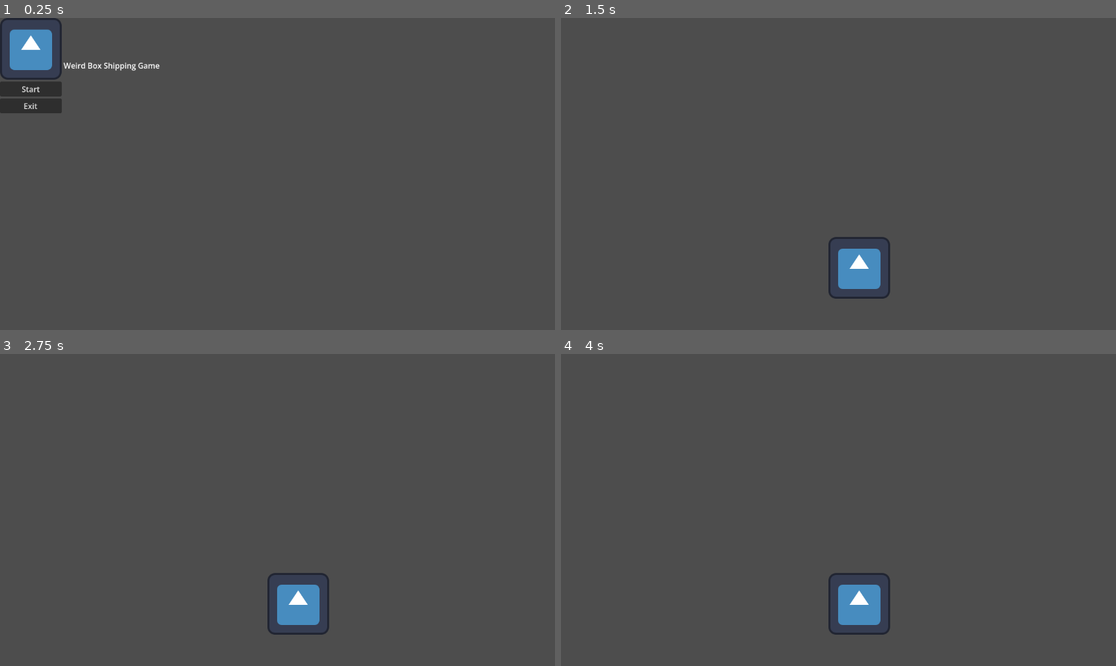
Above: before the commit, frames 1-4 (two rows, left to right).
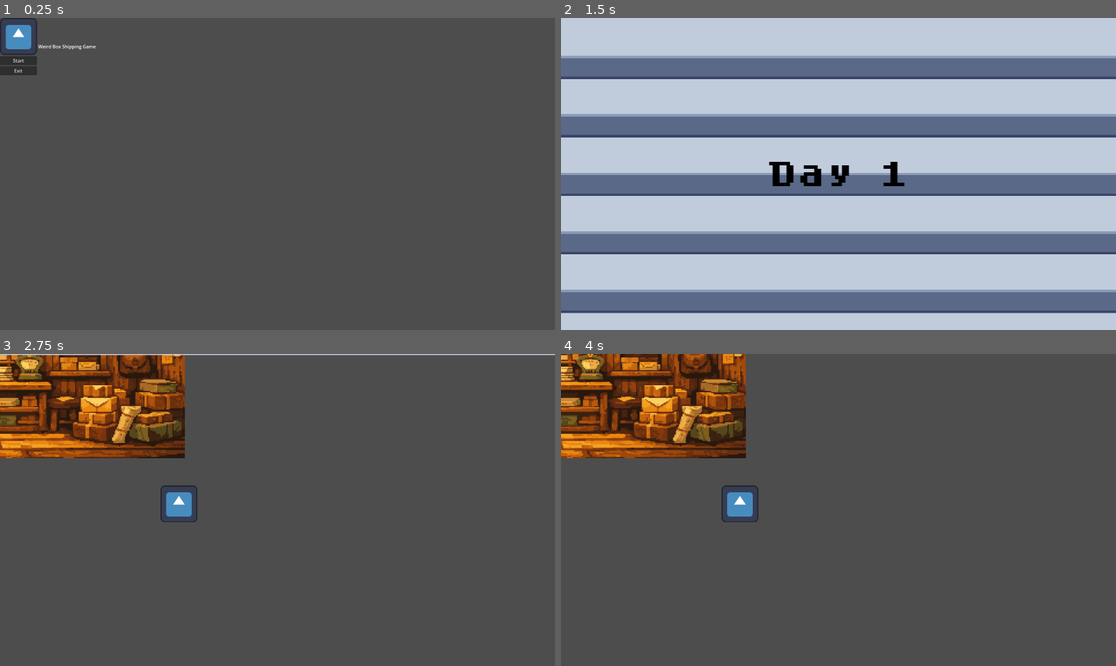
Above: after the commit, the same moments.

Repository: Komiyaki/KraferGameJam2026
Game: Godot game, scene res://scenes/main_menu.tscn
The game is run twice, just before and just after one commit, with the same random seed, the same clock (stepped at 60 frames per second) and the same inputs. The engine's default icon, where the game draws it, is replaced by a stand-in: a white triangle on a blue panel in a dark square.
Inputs (mouse positions are in pixels of both pictures, inside the frame that each line leads up to):
- Up to frame 1 (0.25 s): no input
- Up to frame 2 (1.5 s): click "Start" at 0.5 s; tap Enter at 1.25 s; move the mouse to (860, 267) at 1.27 s; click (860, 267) at 1.42 s
- Up to frame 3 (2.75 s): move the mouse to (166, 525) at 2.02 s; click (166, 525) at 2.17 s
- Up to frame 4 (4 s): move the mouse to (894, 441) at 2.77 s; click (894, 441) at 2.92 s; tap Space at 3.5 s; move the mouse to (810, 572) at 3.52 s; click (810, 572) at 3.67 s

The runs differ from the first frame. In frame 1, 2.6% of the frame differs, in the area x 0-29%, y 0-31%; in frame 2, 100%, in the area x 0-100%, y 0-100%; in frame 3, 13%; in frame 4, 13%.

Commit message:
Initial game scene animation
Made initial game scene animation

Diff:
--- /dev/null
+++ b/Krafer Game Jam Sprites/BGs/Shutter.svg
@@ -0,0 +1,24 @@
+<?xml version="1.0" encoding="UTF-8" ?>
+<svg version="1.1" width="512" height="256" xmlns="http://www.w3.org/2000/svg" shape-rendering="crispEdges">
+<rect x="0" y="0" width="512" height="31" fill="#C0CBDC" />
+<rect x="0" y="31" width="512" height="2" fill="#8B9BB4" />
+<rect x="0" y="33" width="512" height="15" fill="#5A6988" />
+<rect x="0" y="48" width="512" height="2" fill="#3A4466" />
+<rect x="0" y="50" width="512" height="29" fill="#C0CBDC" />
+<rect x="0" y="79" width="512" height="2" fill="#8B9BB4" />
+<rect x="0" y="81" width="512" height="15" fill="#5A6988" />
+<rect x="0" y="96" width="512" height="2" fill="#3A4466" />
+<rect x="0" y="98" width="512" height="29" fill="#C0CBDC" />
+<rect x="0" y="127" width="512" height="2" fill="#8B9BB4" />
+<rect x="0" y="129" width="512" height="15" fill="#5A6988" />
+<rect x="0" y="144" width="512" height="2" fill="#3A4466" />
+<rect x="0" y="146" width="512" height="29" fill="#C0CBDC" />
+<rect x="0" y="175" width="512" height="2" fill="#8B9BB4" />
+<rect x="0" y="177" width="512" height="15" fill="#5A6988" />
+<rect x="0" y="192" width="512" height="2" fill="#3A4466" />
+<rect x="0" y="194" width="512" height="29" fill="#C0CBDC" />
+<rect x="0" y="223" width="512" height="2" fill="#8B9BB4" />
+<rect x="0" y="225" width="512" height="15" fill="#5A6988" />
+<rect x="0" y="240" width="512" height="2" fill="#3A4466" />
+<rect x="0" y="242" width="512" height="14" fill="#C0CBDC" />
+</svg>
--- /dev/null
+++ b/game_scene.gd
@@ -0,0 +1,34 @@
+extends Node2D
+
+@onready var shutter_group: Control = $IntroLayer/ShutterGroup
+
+@export var hold_time: float = 1.0
+@export var slide_duration: float = 1.25
+
+
+func _ready() -> void:
+	play_day_start_animation()
+
+
+func play_day_start_animation() -> void:
+	shutter_group.visible = true
+	shutter_group.position = Vector2.ZERO
+
+	await get_tree().create_timer(hold_time).timeout
+
+	var screen_height: float = get_viewport_rect().size.y
+
+	var tween := create_tween()
+	tween.set_trans(Tween.TRANS_SINE)
+	tween.set_ease(Tween.EASE_IN_OUT)
+
+	tween.tween_property(
+		shutter_group,
+		"position:y",
+		-screen_height,
+		slide_duration
+	)
+
+	await tween.finished
+
+	shutter_group.visible = false
--- a/project.godot
+++ b/project.godot
@@ -14,6 +14,11 @@
 run/main_scene="uid://dig0vjkt01c6y"
 config/features=PackedStringArray("4.6", "GL Compatibility")
 config/icon="res://icon.svg"
+
+[display]
+
+window/size/viewport_width=1920
+window/size/viewport_height=1080
 
 [input]
 
--- a/scenes/game_scene.tscn
+++ b/scenes/game_scene.tscn
@@ -2,6 +2,10 @@
 
 [ext_resource type="Script" uid="uid://cimeceb1e7ygd" path="res://box_controller.gd" id="1_onqr8"]
 [ext_resource type="Texture2D" uid="uid://b8lw7mxcee721" path="res://icon.svg" id="1_w5aja"]
+[ext_resource type="Script" uid="uid://b862kdg4tab7x" path="res://game_scene.gd" id="1_ycayy"]
+[ext_resource type="Texture2D" uid="uid://dapluf7rhib6l" path="res://interior-of-a-small-cozy-post-office-side-320x180-pixel-art-50ff.png" id="2_bw6k5"]
+[ext_resource type="Texture2D" uid="uid://sjqnpvsh5t51" path="res://Krafer Game Jam Sprites/BGs/Shutter.svg" id="3_y3j0m"]
+[ext_resource type="FontFile" uid="uid://in7q60iw33hn" path="res://fonts/dogicabold.ttf" id="4_rurhu"]
 
 [sub_resource type="RectangleShape2D" id="RectangleShape2D_onqr8"]
 size = Vector2(128, 128)
@@ -9,6 +13,51 @@
 [sub_resource type="RectangleShape2D" id="RectangleShape2D_w5aja"]
 
 [node name="GameScene" type="Node2D" unique_id=565146969]
+script = ExtResource("1_ycayy")
+
+[node name="PostOfficeBG" type="TextureRect" parent="." unique_id=270075595]
+anchors_preset = 15
+anchor_right = 1.0
+anchor_bottom = 1.0
+grow_horizontal = 2
+grow_vertical = 2
+texture = ExtResource("2_bw6k5")
+stretch_mode = 6
+
+[node name="IntroLayer" type="CanvasLayer" parent="." unique_id=172159210]
+
+[node name="ShutterGroup" type="Control" parent="IntroLayer" unique_id=65484728]
+layout_mode = 3
+anchors_preset = 15
+anchor_right = 1.0
+anchor_bottom = 1.0
+grow_horizontal = 2
+grow_vertical = 2
+
+[node name="ShutterBG" type="TextureRect" parent="IntroLayer/ShutterGroup" unique_id=1941703279]
+texture_filter = 1
+layout_mode = 1
+anchors_preset = 15
+anchor_right = 1.0
+anchor_bottom = 1.0
+grow_horizontal = 2
+grow_vertical = 2
+texture = ExtResource("3_y3j0m")
+stretch_mode = 6
+
+[node name="DayLabel" type="Label" parent="IntroLayer/ShutterGroup" unique_id=1253320673]
+layout_mode = 1
+anchors_preset = 15
+anchor_right = 1.0
+anchor_bottom = 1.0
+grow_horizontal = 2
+grow_vertical = 2
+theme_override_colors/font_color = Color(0, 0, 0, 1)
+theme_override_fonts/font = ExtResource("4_rurhu")
+theme_override_font_sizes/font_size = 96
+text = "Day 1"
+horizontal_alignment = 1
+vertical_alignment = 1
 
 [node name="Box" type="RigidBody2D" parent="." unique_id=694561342]
 position = Vector2(619, 519)
--- a/scenes/main_menu_controller.gd
+++ b/scenes/main_menu_controller.gd
@@ -5,22 +5,22 @@
 @export var exit_button: Button
 
 func _ready() -> void:
-    _check_dependencies()
-    exit_button.pressed.connect(_exit_game)
-    start_button.pressed.connect(_start_game)
+	_check_dependencies()
+	exit_button.pressed.connect(_exit_game)
+	start_button.pressed.connect(_start_game)
 
 func _start_game() -> void:
-    get_tree().change_scene_to_file(game_scene)
-    print("Start game via main menu")
+	get_tree().change_scene_to_file(game_scene)
+	print("Start game via main menu")
 
 func _exit_game() -> void:
-    print("Exited game via main menu")
-    get_tree().quit()
+	print("Exited game via main menu")
+	get_tree().quit()
 
 func _check_dependencies() -> void:
-    if start_button == null:
-        push_error("No start_button set on main_menu_controller")
-    if exit_button == null:
-        push_error("No exit_button set on main_menu_controller")
-    if not ResourceLoader.exists(game_scene):
-        push_error("No scene exists at game_scene path on main_menu_controller")
+	if start_button == null:
+		push_error("No start_button set on main_menu_controller")
+	if exit_button == null:
+		push_error("No exit_button set on main_menu_controller")
+	if not ResourceLoader.exists(game_scene):
+		push_error("No scene exists at game_scene path on main_menu_controller")
Binary file added: Krafer Game Jam Sprites/BGs/Shutter.aseprite
Not shown, added: Krafer Game Jam Sprites/BGs/Shutter.svg.import
Binary file added: Krafer Game Jam Sprites/Box model 1 - Broken.aseprite
Binary file added: Krafer Game Jam Sprites/Box model 1 - Gun.aseprite
Binary file added: Krafer Game Jam Sprites/Box model 1 - Thermal Cold.aseprite
Binary file added: Krafer Game Jam Sprites/Box model 1 - Thermal Hot.aseprite
Binary file added: Krafer Game Jam Sprites/Box model 1 - UV Alien.aseprite
Binary file added: Krafer Game Jam Sprites/Box model 1 - UV Plant.aseprite
Binary file added: Krafer Game Jam Sprites/Box model 1.aseprite
Binary file added: Krafer Game Jam Sprites/Final Box - BlackHole.aseprite
Binary file added: Krafer Game Jam Sprites/Stamps/Argentina Stamp.aseprite
Binary file added: Krafer Game Jam Sprites/Stamps/Dutch Stamp.aseprite
(and 13 more such lines)
